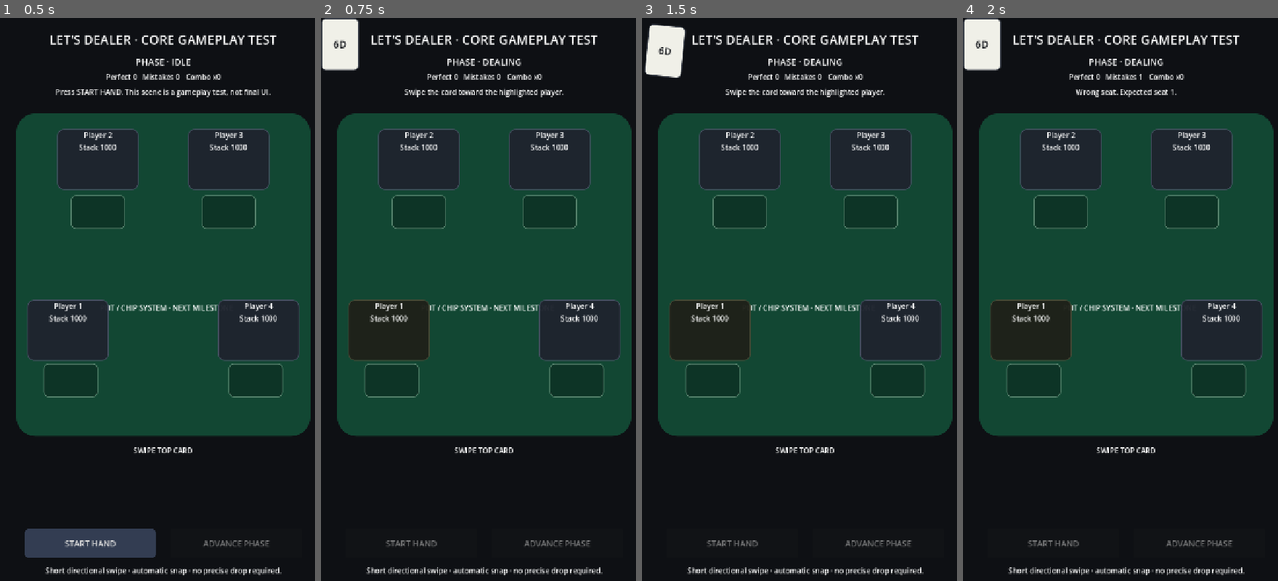
Above: before the commit, frames 1-4 (left to right).
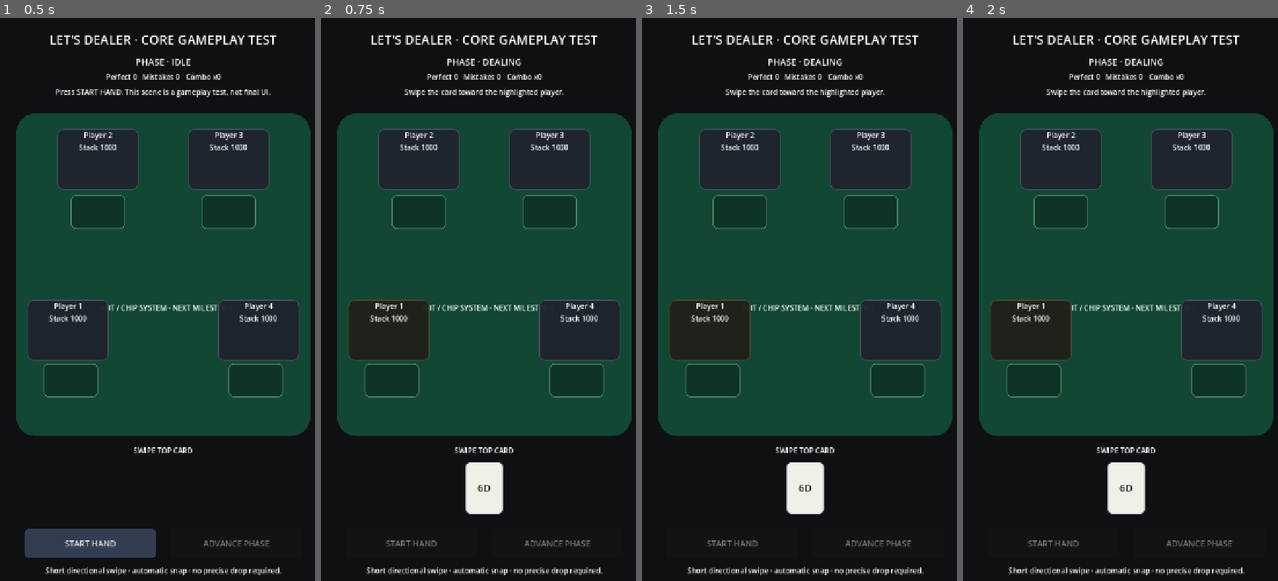
Above: after the commit, the same moments.

Repository: Queenrain9/lets-dealer
Game: Godot game, scene res://scenes/table_test.tscn
The game is run twice, just before and just after one commit, with the same random seed, the same clock (stepped at 60 frames per second) and the same inputs.
Inputs (mouse positions are in pixels of both pictures, inside the frame that each line leads up to):
- Up to frame 1 (0.5 s): no input
- Up to frame 2 (0.75 s): click "START HAND" at 0.5 s
- Up to frame 3 (1.5 s): tap Enter at 1.25 s; drag from (660, 46) to (837, 181) at 1.27 s
- Up to frame 4 (2 s): no input

Frame 1 is identical in both runs. In frame 2, 2.2% of the frame differs, in the area x 0-58%, y 0-89%; in frame 3, 2.2%; in frame 4, 2.6%, in the area x 0-77%, y 0-89%.

Commit message:
fix: preserve card home position before parent initialization

Diff:
--- a/scripts/ui/draggable_card.gd
+++ b/scripts/ui/draggable_card.gd
@@ -18,7 +18,10 @@
 var _home_position: Vector2 = Vector2.ZERO
 
 func _ready() -> void:
-	call_deferred("_capture_home_position")
+	# Capture the authored scene position before the parent scene can call disarm().
+	# Deferring this used to let disarm() reset the card to (0, 0), which then
+	# became the accidental "home" position.
+	_home_position = position
 	set_process_input(false)
 
 func arm(card_id: String) -> void:
@@ -54,8 +57,6 @@
 	tween.tween_property(self, "global_position", global_target, duration)
 	await tween.finished
 
-func _capture_home_position() -> void:
-	_home_position = position
 
 func _gui_input(event: InputEvent) -> void:
 	if not _input_enabled or _swiping:
